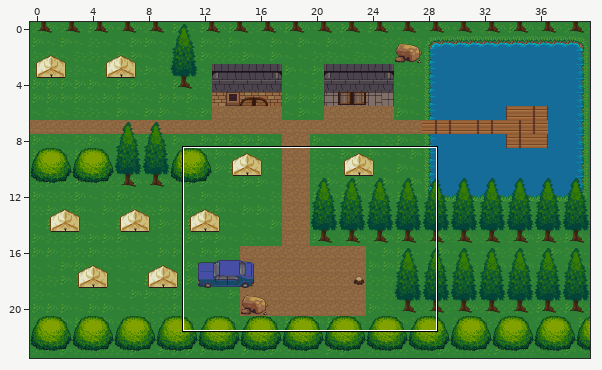
Tiled map (JSON), stored at public/maps/camp-lake.tmj. Above, an overview of the earlier version with the close-up marked.
Close-up. Old version:
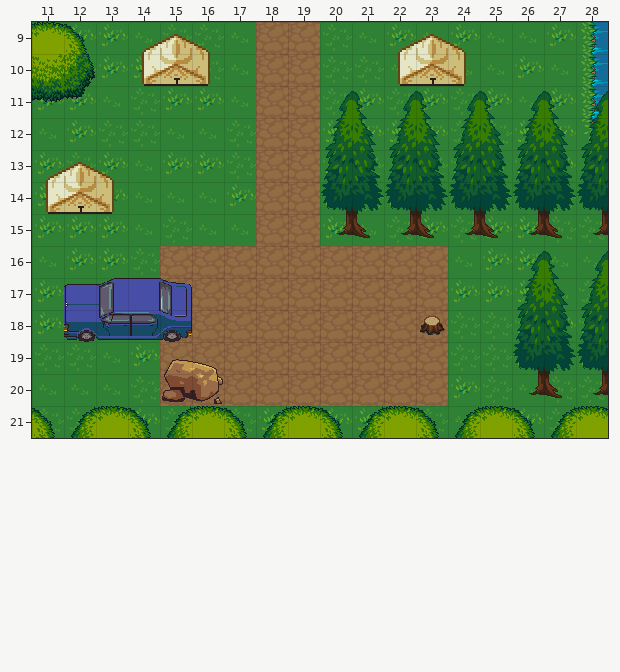
Cells are 32x32 px. Shown: x 11..28, y 9..21. The commit also changed other parts of the map, which this record leaves out.
Once edited:
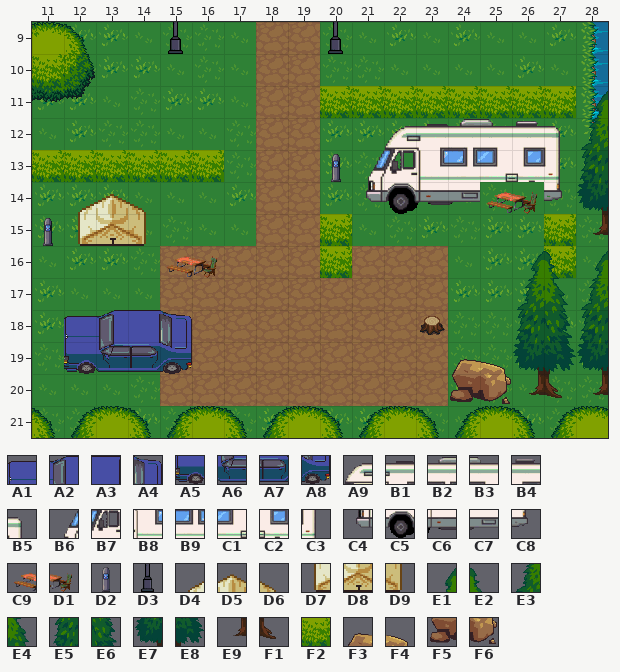
Key: from "camp-car": A1 0, A2 1, A3 2, A4 3, A5 4, A6 5, A7 6, A8 7; from "camp-props": A9 7, B1 8, B2 9, B3 10, B4 11, B5 12, B6 20, B7 21, B8 22, B9 23, C1 24, C2 25, C3 26, C4 34, C5 35, C6 36, C7 37, C8 40, C9 107, D1 108, D2 111, D3 154; from "camp-tent": D4 0, D5 1, D6 2, D7 3, D8 4, D9 5; from "lpc-terrain": E1 30, E2 31, E3 62, E4 63, E5 94, E6 95, E7 126, E8 127, E9 158, F1 159, F2 441, F3 698, F4 699, F5 730, F6 731.
__ is an empty cell.
What changed:
{"where": "layer \"walls\""}
{"y":9,"x":15,"old":"__","new":"D3"}
{"y":9,"x":20,"old":"__","new":"D3"}
{"y":10,"x":14,"old":"D7 D8 D9","new":"__ __ __"}
{"y":10,"x":22,"old":"D7 D8 D9","new":"__ __ __"}
{"y":11,"x":20,"old":"__ __ __ __ __ __ __ __","new":"F2 F2 F2 F2 F2 F2 F2 F2"}
{"y":13,"x":11,"old":"__ __ __ __ __ __","new":"F2 F2 F2 F2 F2 F2"}
{"y":13,"x":20,"old":"__","new":"D2"}
{"y":14,"x":11,"old":"D7 D8 D9","new":"__ __ __"}
{"y":14,"x":21,"old":"__ __ __ __ __ __ __","new":"C4 C5 C6 C7 C9 D1 C8"}
{"y":15,"x":11,"old":"__ __ __ __","new":"D2 D7 D8 D9"}
{"y":15,"x":20,"old":"E9 F1 E9 F1 E9 F1 E9 F1","new":"F2 __ __ __ __ __ __ F2"}
{"y":16,"x":15,"old":"__ __","new":"C9 D1"}
{"y":16,"x":20,"old":"__","new":"F2"}
{"y":16,"x":27,"old":"__","new":"F2"}
{"y":17,"x":12,"old":"A1 A2 A3 A4","new":"__ __ __ __"}
{"y":18,"x":12,"old":"A5 A6 A7 A8","new":"A1 A2 A3 A4"}
{"y":19,"x":12,"old":"__ __ __ F3 F4","new":"A5 A6 A7 A8 __"}
{"y":19,"x":24,"old":"__ __","new":"F3 F4"}
{"y":20,"x":15,"old":"F5 F6","new":"__ __"}
{"y":20,"x":24,"old":"__ __","new":"F5 F6"}
{"where": "layer \"above\""}
{"y":9,"x":14,"old":"D4 D5 D6","new":"__ __ __"}
{"y":9,"x":22,"old":"D4 D5 D6","new":"__ __ __"}
{"y":11,"x":20,"old":"E1 E2 E1 E2 E1 E2 E1 E2","new":"__ __ __ __ __ __ __ __"}
{"y":12,"x":20,"old":"E3 E4 E3 E4 E3 E4 E3 E4","new":"__ __ A9 B1 B2 B3 B4 B5"}
{"y":13,"x":11,"old":"D4 D5 D6","new":"__ __ __"}
{"y":13,"x":20,"old":"E5 E6 E5 E6 E5 E6 E5 E6","new":"__ B6 B7 B8 B9 C1 C2 C3"}
{"y":14,"x":12,"old":"__ __ __","new":"D4 D5 D6"}
{"y":14,"x":20,"old":"E7 E8 E7 E8 E7 E8 E7 E8","new":"__ __ __ __ __ __ __ __"}
